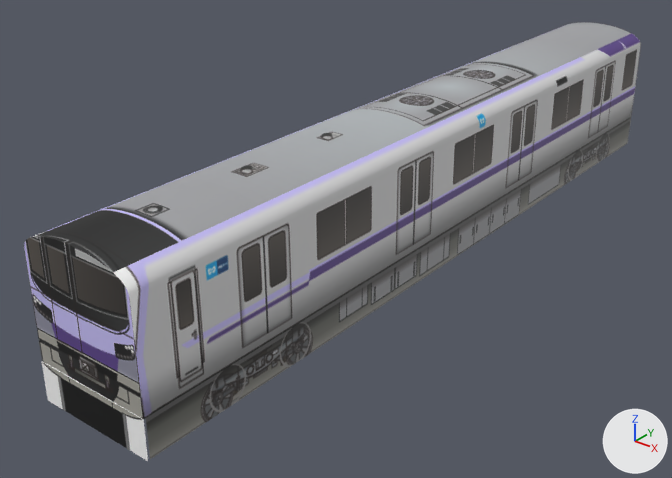
Renders of the glTF model mini-japanrail-3d/models/tokyometro-18000/car1.glb from each side of a commit.
Before and after are seen from a camera (50 mm lens) standing at (11.73, -7.84, 10.26) and looking at (-1.1, 8.19, 0.32). The lights are fixed; the arrows at lower right show +X, +Y and +Z. The first picture is the older version. Vertices at exactly the same position are counted once.

The scene before the commit, as lines of its bpy script (objects in view):
```python
me_tokyometro_18000_car1 = bpy.data.meshes.new('tokyometro-18000-car1')
me_tokyometro_18000_car1.from_pydata(...)  # 5573 vertices, 11126 faces; spans x -1.4..1.4, y 0.0..20.0, z 0.0..3.6
me_tokyometro_18000_car1.materials.append(mat_sidel)  # picture img_sidel
me_tokyometro_18000_car1.materials.append(mat_roof)  # picture img_roof
me_tokyometro_18000_car1.materials.append(mat_sider)  # picture img_sider
me_tokyometro_18000_car1.materials.append(mat_dark)  # grey #6c6c6f
me_tokyometro_18000_car1.materials.append(mat_front)  # picture img_front
me_tokyometro_18000_car1.materials.append(mat_end1)  # picture img_end1
me_tokyometro_18000_car1.materials.append(mat_under)
me_tokyometro_18000_car1.materials.append(mat_skirt_cab1)
me_tokyometro_18000_car1.materials.append(mat_skirt_gang1_f)
ob_tokyometro_18000_car1 = bpy.data.objects.new('tokyometro-18000-car1', me_tokyometro_18000_car1)
ob_tokyometro_18000_car1.location = (0.0, 0.0, 0.0)
```
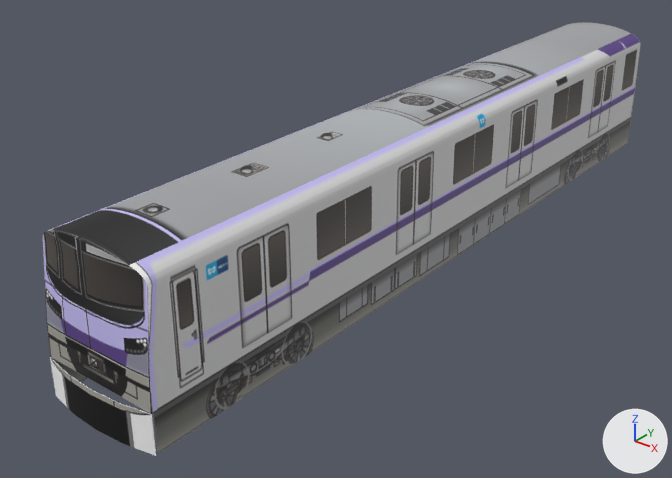
Pixel boxes (x1, y1, x2, y2) of what changed, in the pictures (672 x 478 px):
'tokyometro-18000-car1', reshaped
    before: (24, 22, 641, 461)
    after: (43, 22, 641, 456)
part 1 of me_tokyometro_18000_car1, rebuilt
    before: (42, 361, 148, 461)
    after: (50, 357, 156, 456)
part 2 of me_tokyometro_18000_car1, cut back
    before: (24, 118, 631, 459)
    after: (43, 118, 631, 454)
part 3 of me_tokyometro_18000_car1, surface changed
    both: (48, 226, 156, 413)

The edits, one by one:
me_tokyometro_18000_car1 is used by ob_tokyometro_18000_car1; location (0.0, 0.0, 0.0).
me_tokyometro_18000_car1 had 5573 vertices, 11126 faces and spanned x -1.4..1.4, y 0.0..20.0, z 0.0..3.6.
me_tokyometro_18000_car1 now has 5933 vertices, 11846 faces and spans x -1.4..1.4, y 0.0..20.0, z 0.0..3.6.
me_tokyometro_18000_car1 part 1: the loose piece of 8 vertices spanning x -1.4..1.4, y 0.0, z 0.0..0.9 is rebuilt with 98 vertices and now spans x -1.4..1.4, y 0.0..0.2, z 0.0..0.9.
me_tokyometro_18000_car1 part 2: 100 vertices moved from x -1.4..1.4, y 0.0..0.9, z 0.9..3.6 to x -1.4..1.4, y 0.2..0.9, z 0.9..3.6; 66 vertices removed from x -1.4..1.4, y 0.0..0.2, z 0.0..3.6; 336 vertices added at x -1.4..1.4, y 0.2..20.0, z 0.0..3.6.
me_tokyometro_18000_car1 part 3: 72 kept faces spanning x -1.4..1.4, y 0.2..0.6, z 0.9..3.6 get new texture (UV) coordinates.
